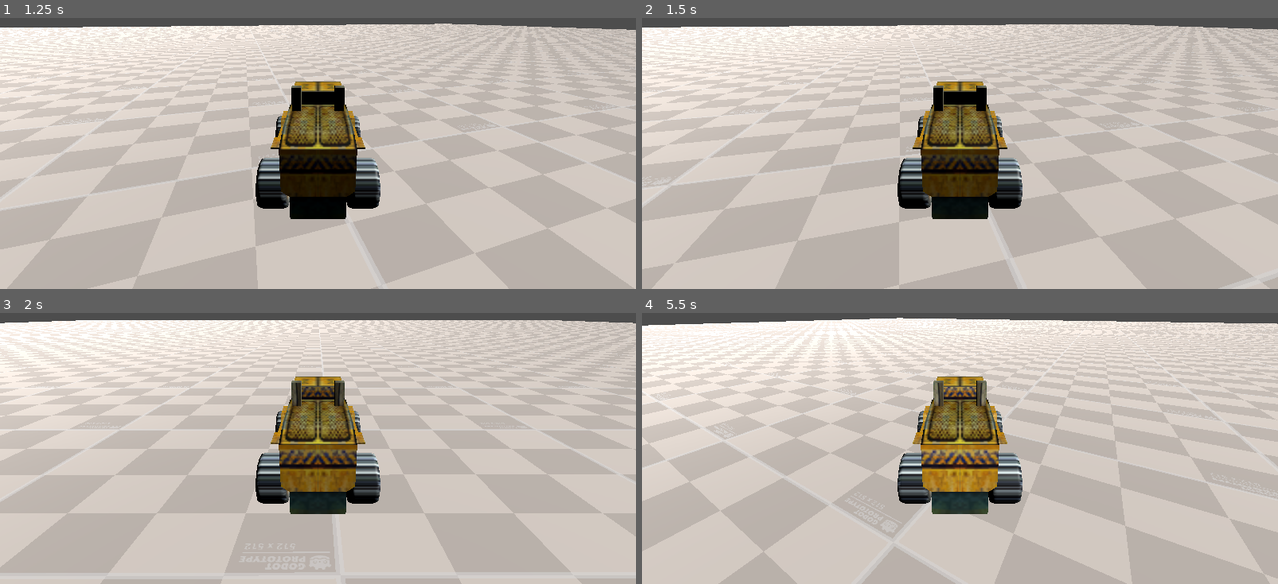
Above: before the commit, frames 1-4 (two rows, left to right).
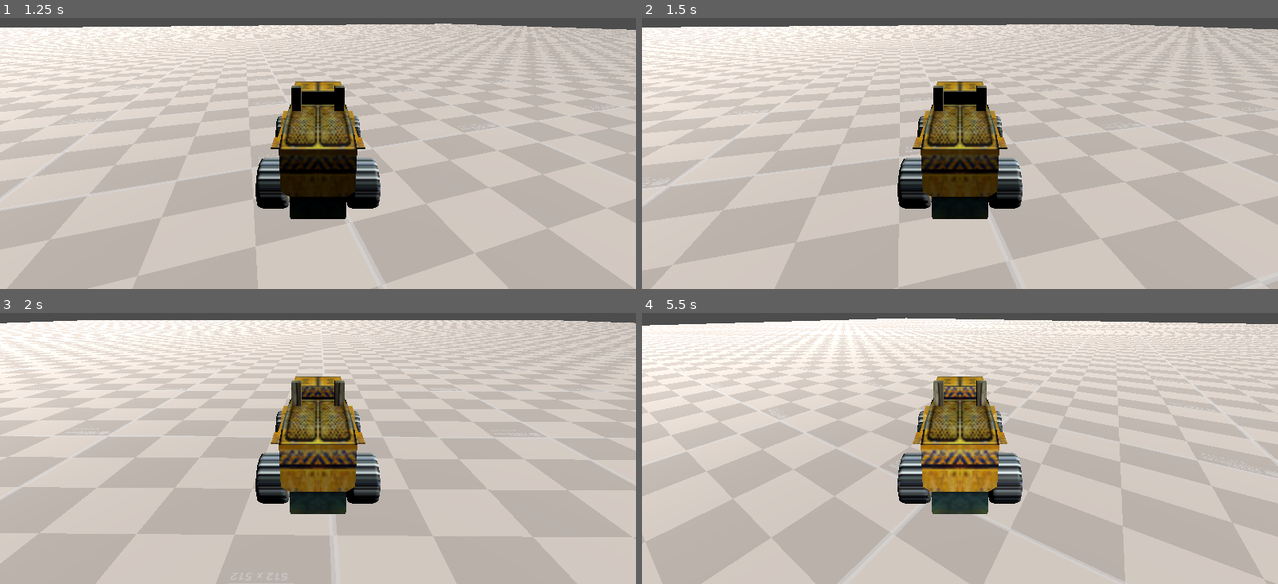
Above: after the commit, the same moments.

Repository: d-c02/bigmodejam2026
Game: Godot game, scene res://Scenes/testmap.tscn
The game is run twice, just before and just after one commit, with the same random seed, the same clock (stepped at 60 frames per second) and the same inputs.
Inputs:
- Up to frame 1 (1.25 s): hold D (turn_right) from 0.53 s (still down); hold S (decelerate) from 0.53 s (still down)
- Up to frame 2 (1.5 s): release D (turn_right) at 1.28 s; release S (decelerate) at 1.28 s; hold A (turn_left) from 1.28 s (still down); tap S (decelerate) at 1.35 s
- Up to frame 3 (2 s): keep holding A (turn_left)
- Up to frame 4 (5.5 s): release A (turn_left) at 2.03 s; hold D (turn_right) 2.03-2.78 s; hold S (decelerate) 2.03-2.78 s; hold W (accelerate) 2.78-3.53 s; tap S (decelerate) at 2.85, 4.35 s; hold S (decelerate) 3.53-4.28 s; hold A (turn_left) from 3.53 s (still down); hold S (decelerate) from 5.03 s (still down)

Frame 1 is identical in both runs. In frame 2, 1.4% of the frame differs, in the area x 0-100%, y 2-100%; in frame 3, 23%; in frame 4, 39%, in the area x 0-100%, y 1-100%.

Commit message:
feat(movement): decellerate when not on the gas (forward and backward)

Diff:
--- a/Scenes/player.gd
+++ b/Scenes/player.gd
@@ -24,11 +24,16 @@
 				m_velocity += m_deceleration * delta * forward
 			else:
 				m_velocity += m_acceleration * delta * forward
-		if (Input.is_action_pressed("decelerate")):
+		elif (Input.is_action_pressed("decelerate")):
 			if (m_velocity.dot(back) < 0):
 				m_velocity += m_deceleration * delta * back
 			else:
 				m_velocity += m_acceleration * delta * back
+		else:
+			if (m_velocity.dot(forward) > 0):
+				m_velocity += m_acceleration * delta * back
+			elif (m_velocity.dot(back) > 0):
+				m_velocity += m_acceleration * delta * forward
 		if (Input.is_action_pressed("turn_right")):
 			m_velocity = m_velocity.rotated(Vector3.UP, -m_turnSpeed * (m_velocity.length() / m_turnVelocityScaling) * delta)
 		if (Input.is_action_pressed("turn_left")):
